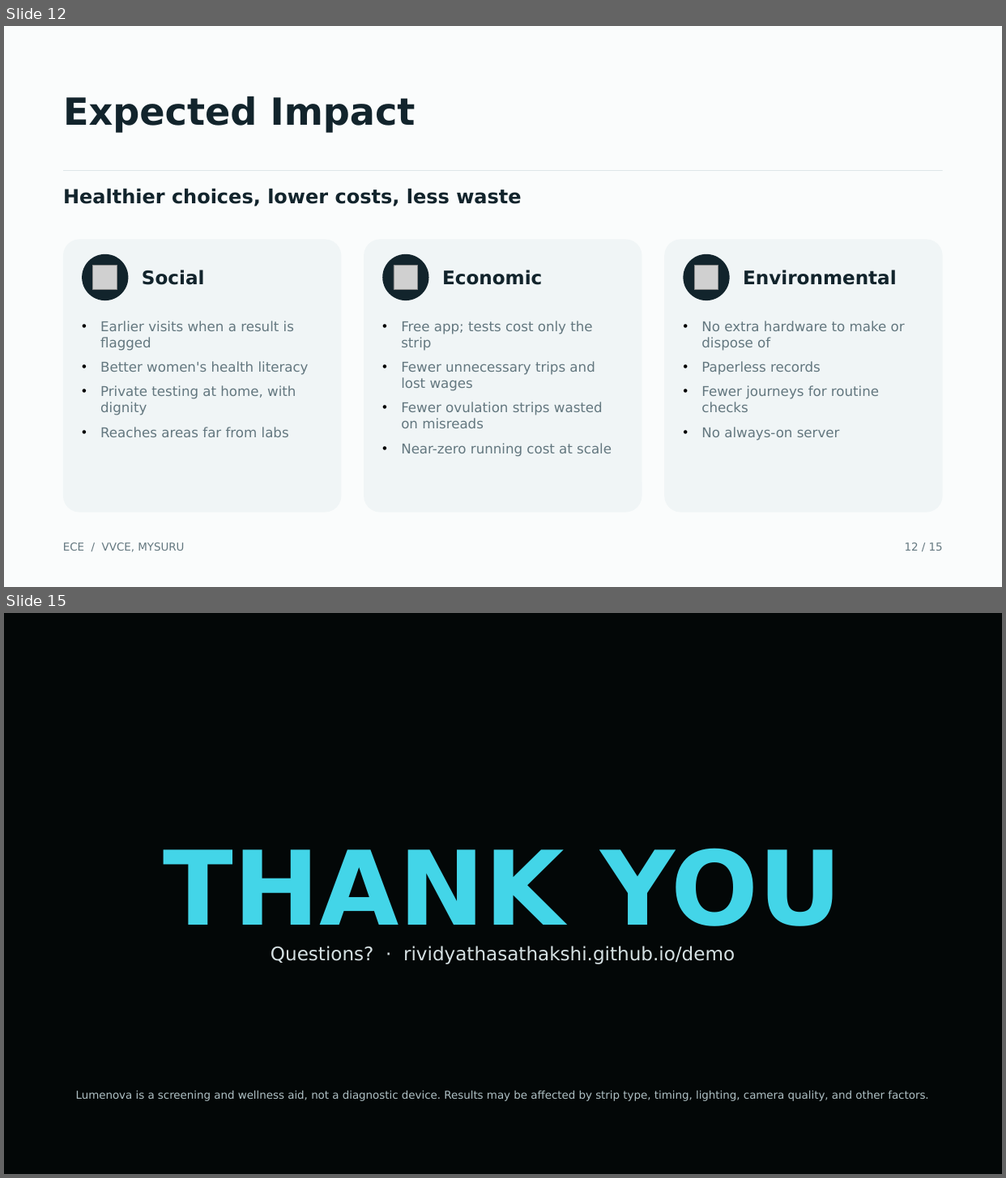
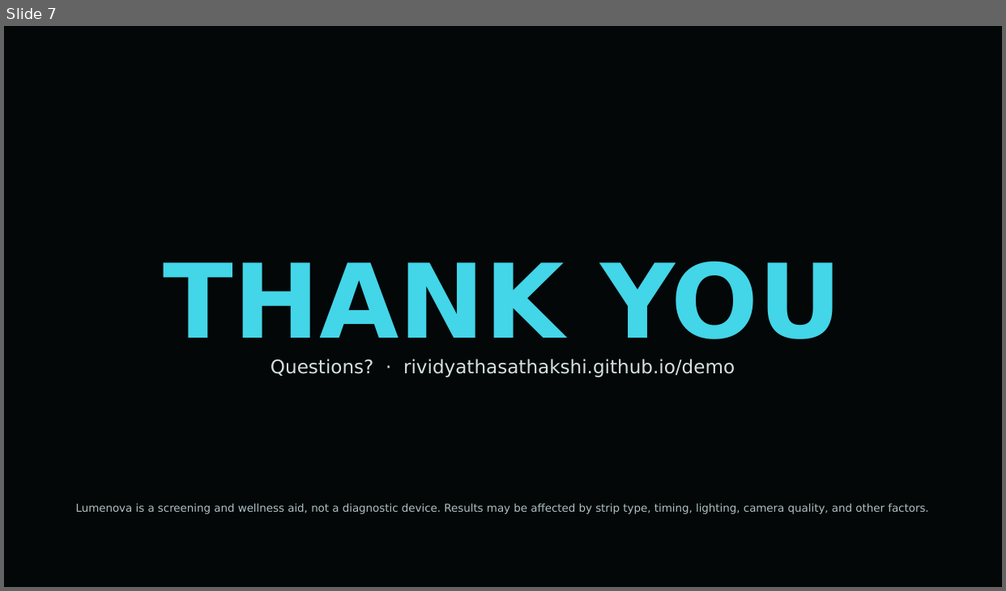
Before and after one commit to RividyathaSathakshi/LUMENOVA, a slide deck: presentation/Lumenova_TechShodha.pptx. Shown one above the other, each under a label of ours: slides 12 and 15 before the commit, slide 7 after it; the slides between them are not shown. The pictures are 1006x1178 and 1006x591 pixels, drawn with LibreOffice and Linux fonts; fonts in the diff are those of the drawing; grey boxes stand for pictures. Boxes give left, top, right and bottom in pixels: in the first picture for what was removed or moved away, otherwise in the second. Text is boxed around its words. In the diff, an @@ line names an element or a change of style, - is before the commit and + after.

```diff
--- a/presentation/Lumenova_TechShodha.pptx
+++ b/presentation/Lumenova_TechShodha.pptx
@@ slide 12 removed at (4,26,1002,587), background #FAFCFC @@
@@ text removed at (63,96,415,133) @@
-Expected Impact
@@ rectangle removed at (63,170,943,171) @@
@@ text removed at (63,188,521,207) @@
-Healthier choices, lower costs, less waste
@@ rounded rectangle removed at (63,239,342,513) @@
@@ rounded rectangle removed at (364,239,642,513) @@
@@ rounded rectangle removed at (664,239,943,513) @@
@@ ellipse removed at (82,254,128,301) @@
@@ picture removed at (93,266,117,289) @@
@@ ellipse removed at (383,254,429,301) @@
@@ picture removed at (394,266,418,289) @@
@@ ellipse removed at (683,254,730,301) @@
@@ picture removed at (694,266,718,289) @@
@@ text removed at (142,270,205,285) @@
-Social
@@ text removed at (442,270,542,285) @@
-Economic
@@ text removed at (743,270,896,285) @@
-Environmental
@@ text removed at (100,321,309,437) @@
-• Earlier visits when a result is flagged
-• Better women's health literacy
-• Private testing at home, with dignity
-• Reaches areas far from labs
@@ text removed at (401,321,612,457) @@
-• Free app; tests cost only the strip
-• Fewer unnecessary trips and lost wages
-• Fewer ovulation strips wasted on misreads
-• Near-zero running cost at scale
@@ text removed at (701,321,905,441) @@
-• No extra hardware to make or dispose of
-• Paperless records
-• Fewer journeys for routine checks
-• No always-on server
@@ text removed at (63,543,184,552) @@
-ECE / VVCE, MYSURU
@@ text removed at (905,543,943,551) @@
-12 / 15
@@ what was slide 15 is now slide 7 @@
```
Also in this commit, not shown: 5 slides changed, 7 other slides removed.
